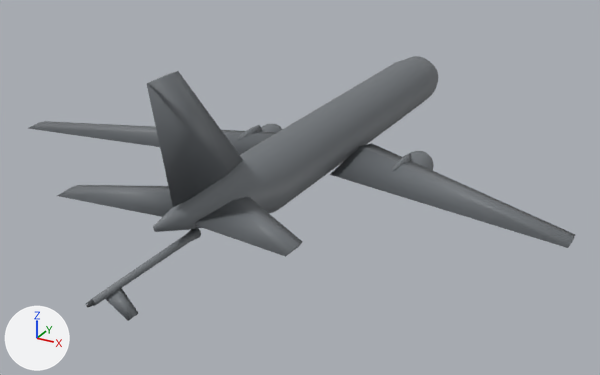
What one commit did to the glTF model shared/extra/models/tanker/kc46.glb.
One viewpoint serves both versions: a 50 mm lens placed at (31.6, -62.9, 25.8), pointed at (0.4, -6.1, -2.6). The axes (+X, +Y, +Z) are drawn at lower left. The lights are the same throughout. The older version comes first. Where no turn or scale is listed for an object, it has been applied to the vertices.

The first picture shows 'boom', 'engine_l0', 'engine_r0', 'fin', 'kc46', 'pylon_l0', 'pylon_r0', 'ruddevator_r', 'stab_l', 'stab_r', 'wing_l', 'wing_r'.
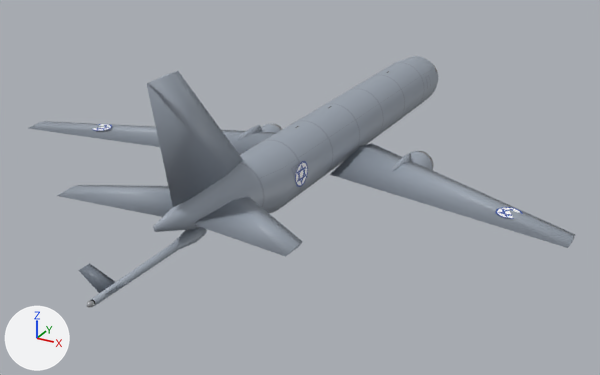
Changed parts and their boxes (x1, y1, x2, y2) in the pictures (600 x 375 px):
'kc46', recoloured, surface changed (lighter): (153, 56, 438, 232) in both
'wing_r', recoloured, reshaped (lighter): (330, 143, 575, 248) in both
'fin', recoloured (lighter): (147, 71, 243, 207) in both
'stab_r', recoloured (lighter): (194, 196, 302, 257) in both
'wing_l', recoloured (lighter): (28, 121, 277, 155) in both
'stab_l', recoloured (lighter): (57, 185, 173, 217) in both
'boom', recoloured: (91, 228, 201, 306) in both
'ruddevator_r', recoloured, turned: before (106, 288, 138, 321); after (105, 278, 134, 295)
'ruddevator_l', recoloured, turned (not visible before): after (79, 263, 115, 293)
'engine_r0', recoloured (lighter): (410, 151, 434, 171) in both
'paint', added: after (295, 67, 437, 187)
'engine_l0', recoloured: (260, 124, 282, 132) in both
'pylon_l0', recoloured: (238, 125, 262, 141) in both
'pylon_r0', recoloured: (393, 153, 411, 171) in both
part 2 of me_wing_r, added: after (496, 207, 523, 218)

The change in detail:
Picture 'markings' (img_markings) is new.
Picture 'skin' (img_skin) is new.
Material 'grey' (mat_grey) changes colour from grey #73777c to grey #9ca5b1; in linear values from (0.17, 0.185, 0.2) to (0.332, 0.376, 0.44).
Material 'decal' (mat_decal) is new.
Uses the picture img_markings.
Material 'skin' (mat_skin) is new.
Its texture is img_skin.
Material 'radome' (mat_radome) is new.
Its base color is (0.254, 0.292, 0.347) (grey #8a939f).
Material 'yellow' (mat_yellow) is new.
Its base color is (0.73, 0.445, 0.013) (yellow #deb21e).
Material 'window' (mat_window) is new.
Its base color is (0.00802, 0.0103, 0.013) (black #161a1e).
Its roughness is 0.12.
me_kc46 has 216 vertices, 428 faces and spans x -2.5..2.5, y -25.0..25.5, z -2.7..2.7.
me_kc46 is used by ob_kc46; location (0.0, 0.0, 0.0).
me_kc46 part 1: 310 faces spanning x -2.5..2.5, y -25.0..23.5, z -2.7..2.7 switch from mat_grey (grey #73777c) to mat_skin (picture img_skin).
me_kc46 gains material mat_radome (grey #8a939f).
me_wing_r is used by ob_wing_r; location (0.0, 0.0, 0.0).
Verts and faces of me_wing_r; kept vertices keep their numbers, new ones are numbered from 8.
me_wing_r had 8 vertices, 12 faces and spanned x 2.4..23.8, y -12.9..4.0, z -2.2..0.8.
me_wing_r now has 16 vertices, 16 faces and spans x 2.4..23.8, y -12.9..4.0, z -2.2..0.8.
Part 2, on me_wing_r:
New vertex 8 is at (17.8, -9.8, 0.3), pixel (491, 215).
New vertex 9 is at (17.8, -7.8, 0.3), pixel (499, 204).
New vertex 10 is at (17.8, -9.8, -0.1).
New vertex 11 is at (17.8, -7.8, -0.1).
New vertices 12 to 15 stand at vertices 8 to 11, in that order, plus (2.0, 0.0, 0.0).
New faces: (8, 12, 13), (8, 13, 9), (10, 11, 14), (11, 15, 14) (mat_decal).
me_wing_r gains material mat_decal.
Mesh me_paint is new.
It has 236 vertices, 348 faces and spans x -2.5..2.5, y -17.4..23.1, z -2.8..1.8.
Faces by material slot: [216, 128, 4].
It uses material mat_window (black #161a1e).
It uses material mat_yellow (yellow #deb21e).
It uses material mat_decal.
Object 'ruddevator_l' (ob_ruddevator_l) turns from (0, -35, 0) to (0, 35, 0) degrees about x, y and z.
Object 'ruddevator_r' (ob_ruddevator_r) turns from (0, 35, 0) to (0, -35, 0) degrees about x, y and z.
Object 'paint' (ob_paint) is new; it shows me_paint.
Its location is (0.0, 0.0, 0.0).
